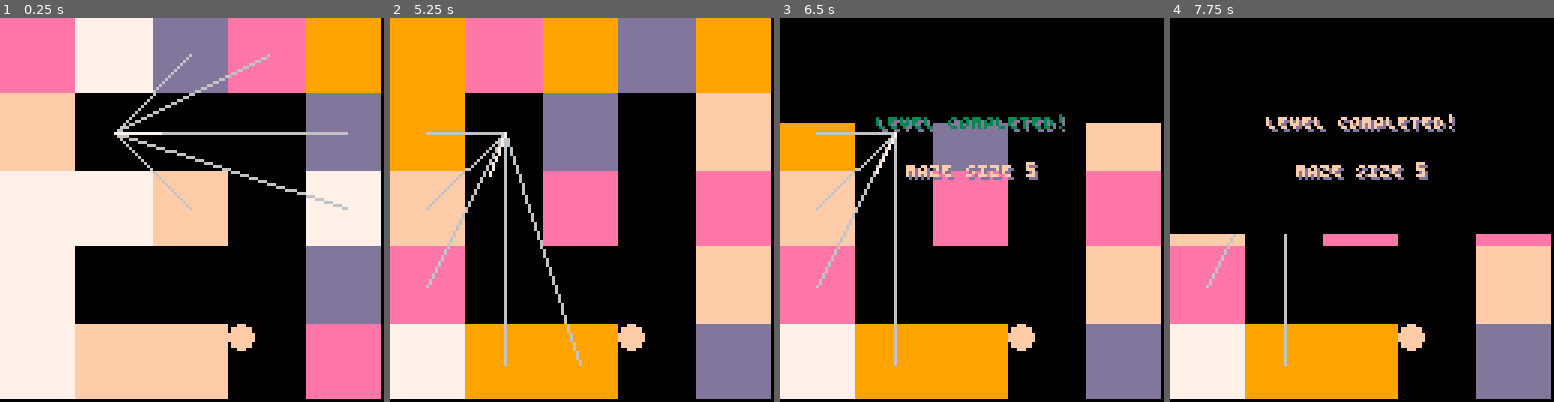
Above: before the commit, frames 1-4 (left to right).
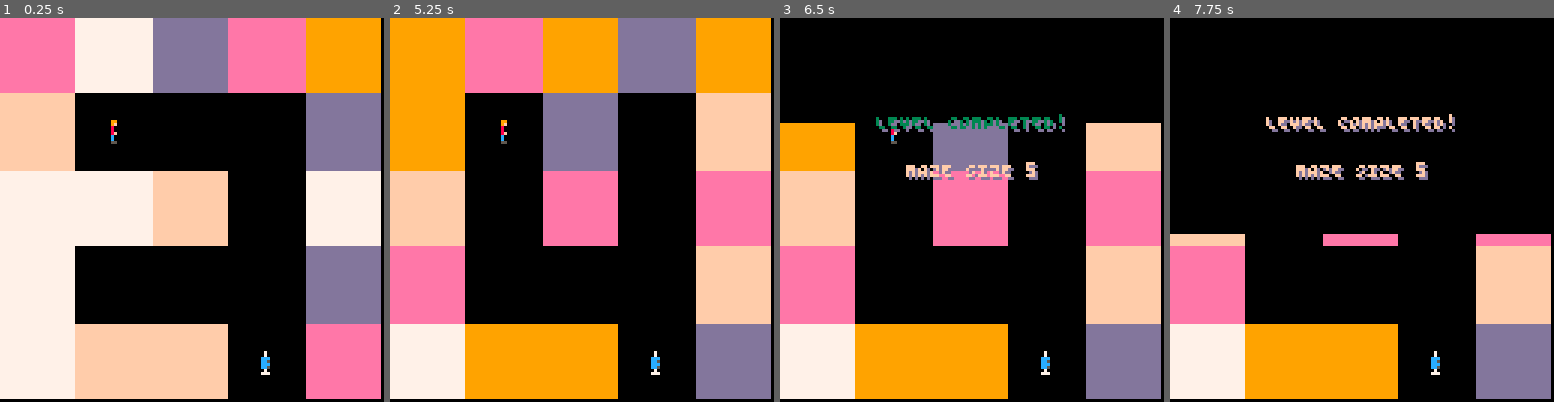
Above: after the commit, the same moments.

Repository: hypp/ld48
Game: PICO-8 cartridge carts/ld48.p8
Two runs of this game, one before a commit and one after it. Both use one fixed random seed, a clock stepped at 60 frames per second and the inputs below.
Inputs:
- Up to frame 1 (0.25 s): no input
- Up to frame 2 (5.25 s): tap X (X key) at 0.33, 1.07, 1.85, 2.97, 4.08, 5.2 s; tap O (Z key) at 0.7, 1.7, 2.1, 2.5, 2.9, 3.3, 3.7, 4.1, 4.5, 4.9 s; hold Right 1.6-2.1 s; hold Up 2.15-2.42 s; hold Right 2.47-3.03 s; hold Left 3.08-3.58 s; hold Down 3.63-3.97 s; hold Right 4.02-4.68 s; hold Up 4.73-5.03 s; hold Left from 5.08 s (still down)
- Up to frame 3 (6.5 s): tap O (Z key) at 5.3, 5.7, 6.1 s; release Left at 5.68 s; hold Down 5.73-6.03 s; hold Right from 6.08 s (still down); tap X (X key) at 6.32 s
- Up to frame 4 (7.75 s): tap O (Z key) every 0.4 s from 6.5 to 7.7 s; release Right at 6.58 s; hold Right 6.63-7.13 s; hold Up 7.18-7.45 s; tap X (X key) at 7.43 s; hold Right from 7.5 s (still down)

The runs differ from the first frame. In frame 1, 2.1% of the frame differs, in the area x 28-91%, y 9-93%; in frame 2, 2.2%, in the area x 9-71%, y 26-93%; in frame 3, 1.6%; in frame 4, 0.9%.

Commit message:
graphics

Diff:
--- a/carts/ld48.p8
+++ b/carts/ld48.p8
@@ -204,6 +204,10 @@
     player.angle = 0
     player.direction_x = 0
     player.direction_y = 0
+    player.animation = {64,65,64,66}
+    player.animation_speed = 0.1
+    player.animation_counter = 0
+    player.current_animation_frame = 0
 
     -- put the player
     found = false
@@ -371,6 +375,10 @@
     add(sphere.rotated_points, point)
   end
 
+    player.animation_counter += player.animation_speed
+    idx = 1+flr(player.animation_counter) % #player.animation
+    player.current_animation_frame = player.animation[idx]
+
 end
 
 function level_draw()
@@ -414,7 +422,7 @@
             x = 0
             for cell in all(row) do
                 if cell == 66 then
-                    circfill(x+4,y+4,4,15)
+                    spr(80,x+tile_width/2-4,y+tile_height/2-4)
                 elseif cell > 0 then
                     rectfill(x,y,x+tile_width-1,y+tile_height-1,cell)
                 end
@@ -424,7 +432,8 @@
             y += tile_height
         end
 
-        spr(0,(player.x-1)*tile_width-4,(player.y-1)*tile_height-4,7)
+        sprite = player.current_animation_frame
+        spr(sprite,(player.x-1)*tile_width-4,(player.y-1)*tile_height-4)
     end
 
     current_screen_address = screen_address
@@ -500,7 +509,7 @@
             end
         end
 
-        if drawmode == 1 then
+        if drawmode == 3 then
             line((player.x-1)*tile_width,(player.y-1)*tile_height,(map_x-1+0.5)*tile_width,(map_y-1+0.5)*tile_height,6)
         end
 
@@ -531,7 +540,7 @@
             color = current_level_map[map_y][map_x]
             if color == 66 then
             -- texture map
-                texture = color
+                texture = (color-66)*4
                 if side == 0 then
                     wall_pos = player.y + perpendicular_wall_distance * ray_direction_y
                 else
@@ -547,7 +556,7 @@
                 end
 
                 -- select texture
-                texture_x += 8
+                texture_x += 0
 
                 texture_step = 1.0 * texture_height / line_height
                 texture_pos = (start_y - screen_height/2 + line_height/2) * texture_step
@@ -633,7 +642,7 @@
 
     end
 
-    if drawmode == 1 then
+    if drawmode == 3 then
         x_dir = player.direction_x*15
         y_dir = player.direction_y*15
         line((player.x-1)*tile_width,(player.y-1)*tile_height,(player.x-1)*tile_width+x_dir,(player.y-1)*tile_height+y_dir,7)
Not shown, changed: 48 lines of the sprite sheet (__gfx__) section of carts/ld48.p8
